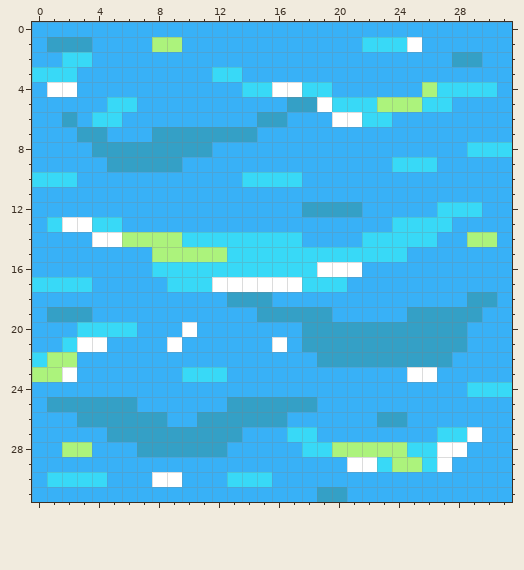
Two versions of one pixel-art sprite, asset/ocean1.png. That is the earlier state.
The file is 32x32 pixels.
The same view after the edit:
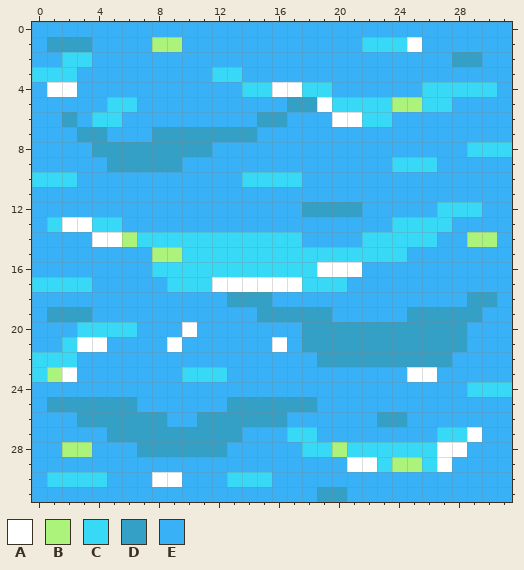
Palette (. is transparent): A #ffffff  B #acf37c  C #38d9f7  D #34a0c6  E #38b1f7
Edits made:
Colour B gives way to colour C in row 4 at x 26; in row 5 at x 23; in row 14 at x 7 to 9; in row 15 at x 10 to 12; in row 22 at x 1 to 2; in row 23 at x 0.
Colour B gives way to colour C in row 28 at x 21 to 24.
Boxes around the changes in both pictures, in picture pixels (x1, y1, x2, y2):
changed: (377, 82, 437, 112)
changed: (137, 232, 227, 262)
changed: (32, 352, 77, 382)
changed: (347, 442, 407, 457)
